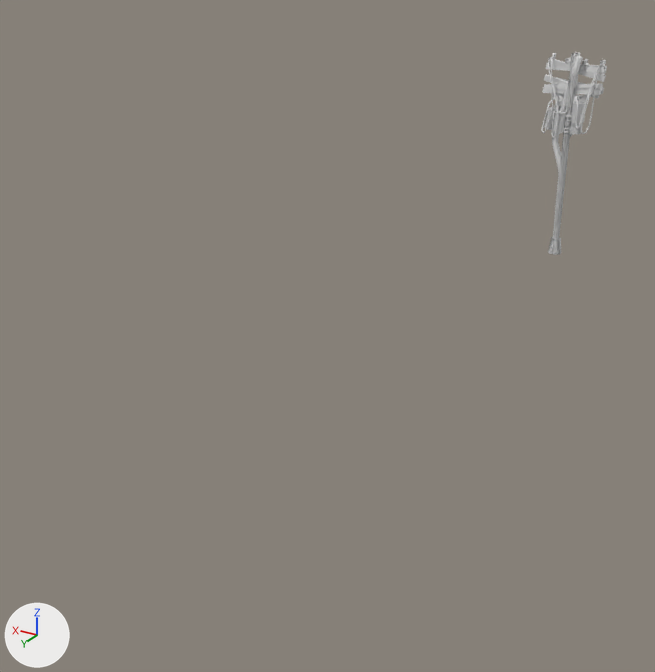
An edit to the FBX model Assets/Art/Models/Greybox/Electric_Pillar/Electric_Pillar.fbx, drawn before and after from the same camera.
The view is the same before and after, from a 50 mm camera at (-16.0, 54.5, 17.7) aimed at (2.8, 23.2, 2.1). Arrows for +X, +Y and +Z are at lower left; the lights stay in place. The picture after the commit comes second. Where no turn or scale is listed for an object, it has been applied to the vertices. Vertices at exactly the same position are counted once.

The first picture shows 'SM_Electric_Pillar_01', 'SM_Electric_Pillar_03', 'SM_Electric_Pillar_04' and 1 more.
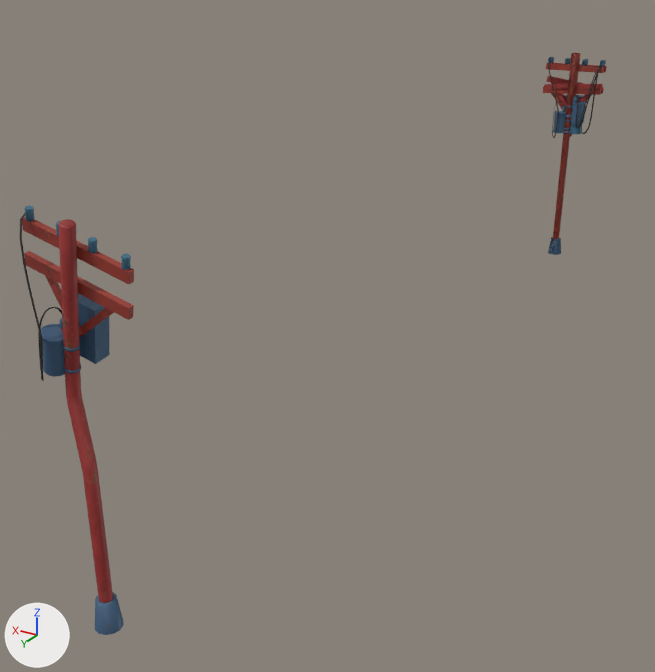
Pixel boxes [x1, y1, x2, y2] of what changed, in the pictures (655 x 672 px):
'SM_Electric_Pillar_03', reshaped, moved (77% wider, 130% taller): before [542, 53, 606, 239]; after [20, 205, 134, 635]
'SM_Electric_Pillar_04', reshaped: before [544, 53, 604, 252]; after [544, 53, 605, 255]
part 1 of me_cylinder_017, built on: before [542, 55, 606, 133]; after [20, 212, 134, 381]
part 2 of me_cylinder_017, recoloured: before [542, 53, 606, 132]; after [24, 205, 134, 370]
part 3 of me_cylinder_017, recoloured: before [544, 56, 583, 239]; after [39, 219, 124, 635]
part 4 of me_cylinder_014, reshaped: before [581, 67, 600, 134]; after [581, 65, 601, 134]
part 5 of me_cylinder_014, recoloured: [543, 54, 605, 239] in both
part 6 of me_cylinder_014, recoloured: before [548, 113, 584, 255]; after [564, 113, 584, 134]
part 7 of me_cylinder_020, deleted: before [546, 60, 601, 138]
part 8 of me_cylinder_020, recoloured: [544, 53, 604, 239] in both
part 9 of me_cylinder_020, recoloured: [548, 102, 585, 252] in both

The change, as a diff of the scene's bpy script:
```diff
--- a/Assets/Art/Models/Greybox/Electric_Pillar/Electric_Pillar.fbx.py
+++ b/Assets/Art/Models/Greybox/Electric_Pillar/Electric_Pillar.fbx.py
@@ img_house_trim_house_trim_basemap_png @@
+img_house_trim_house_trim_basemap_png = load_image('House_Trim_House_Trim_BaseMap.png', '../../../Textures/House_Trim/House_Trim_House_Trim_BaseMap.png', 2048, 2048, 'sRGB')
@@ mat_house_trim @@
+mat_house_trim = principled_material('House_trim')
+mat_house_trim.texture = img_house_trim_house_trim_basemap_png
@@ me_cylinder_017 @@
 # used by ob_sm_electric_pillar_03; location = (0.0, 0.0, 0.0)
-me_cylinder_017.from_pydata(...)  # 842 vertices, 1584 faces; spans x -1.83..1.83, y -1.35..0.41, z -0.09..11.94
+me_cylinder_017.from_pydata(...)  # 711 vertices, 1328 faces; spans x -1.83..1.83, y -1.35..0.41, z -0.09..11.94
+# me_cylinder_017 part 1
+# 131 vertices are removed from x -1.09..1.63, y -1.28..0.29, z 7.26..11.87
+# 390 faces are deleted
+# 134 new faces join them
+# me_cylinder_017 part 2: 680 faces spanning x -1.83..1.83, y -0.72..0.26, z 7.3..11.94 switch from mat_flat_de_002 (white #e7e7e7) to mat_house_trim (picture img_house_trim_house_trim_basemap_png)
+# me_cylinder_017 part 3: 514 faces spanning x -0.51..1.55, y -1.35..0.41, z -0.09..11.88 switch from mat_flat_metall_002 (white #e7e7e7) to mat_house_trim (picture img_house_trim_house_trim_basemap_png)
@@ me_cylinder_014 @@
 # used by ob_sm_electric_pillar_01; location = (0.0, 0.0, 0.0)
-me_cylinder_014.from_pydata(...)  # 718 vertices, 1340 faces; spans x -1.71..1.78, y -0.45..0.41, z -0.09..11.99
+me_cylinder_014.from_pydata(...)  # 643 vertices, 1196 faces; spans x -1.71..1.78, y -0.45..0.41, z -0.09..11.99
+# me_cylinder_014 part 4
+# 75 vertices are removed from x -1.55..-0.24, y -0.31..0.27, z 7.45..11.61
+# 240 faces are deleted
+# 96 new faces join them
+# me_cylinder_014 part 5: 792 faces spanning x -1.71..1.78, y -0.44..0.21, z 0.86..11.99 switch from mat_flat_de_002 (white #e7e7e7) to mat_house_trim (picture img_house_trim_house_trim_basemap_png)
+# me_cylinder_014 part 6: 308 faces spanning x -0.89..0.41, y -0.45..0.41, z -0.09..8.63 switch from mat_flat_metall_002 (white #e7e7e7) to mat_house_trim (picture img_house_trim_house_trim_basemap_png)
@@ me_cylinder_020 @@
 # used by ob_sm_electric_pillar_04; location = (0.0, 0.0, 0.0)
-me_cylinder_020.from_pydata(...)  # 1074 vertices, 2026 faces; spans x -1.72..1.72, y -0.44..0.66, z -0.09..11.99
+me_cylinder_020.from_pydata(...)  # 864 vertices, 1618 faces; spans x -1.72..1.72, y -0.44..0.64, z -0.09..11.99
+# me_cylinder_020 part 7: 210 vertices removed from x -1.56..1.6, y -0.39..0.66, z 7.13..11.61
+# me_cylinder_020 part 8: 976 faces spanning x -1.72..1.72, y -0.44..0.61, z 0.86..11.99 switch from mat_flat_de_002 (white #e7e7e7) to mat_house_trim (picture img_house_trim_house_trim_basemap_png)
+# me_cylinder_020 part 9: 400 faces spanning x -0.92..0.85, y -0.41..0.49, z -0.09..9.27 switch from mat_flat_metall_002 (white #e7e7e7) to mat_house_trim (picture img_house_trim_house_trim_basemap_png)
@@ ob_sm_electric_pillar_03 @@
 ob_sm_electric_pillar_03 = bpy.data.objects.new('SM_Electric_Pillar_03', me_cylinder_017)
-ob_sm_electric_pillar_03.location = (0.0, 0.0, 0.0)
+ob_sm_electric_pillar_03.location = (0.0, 40.0, 0.0)
```
